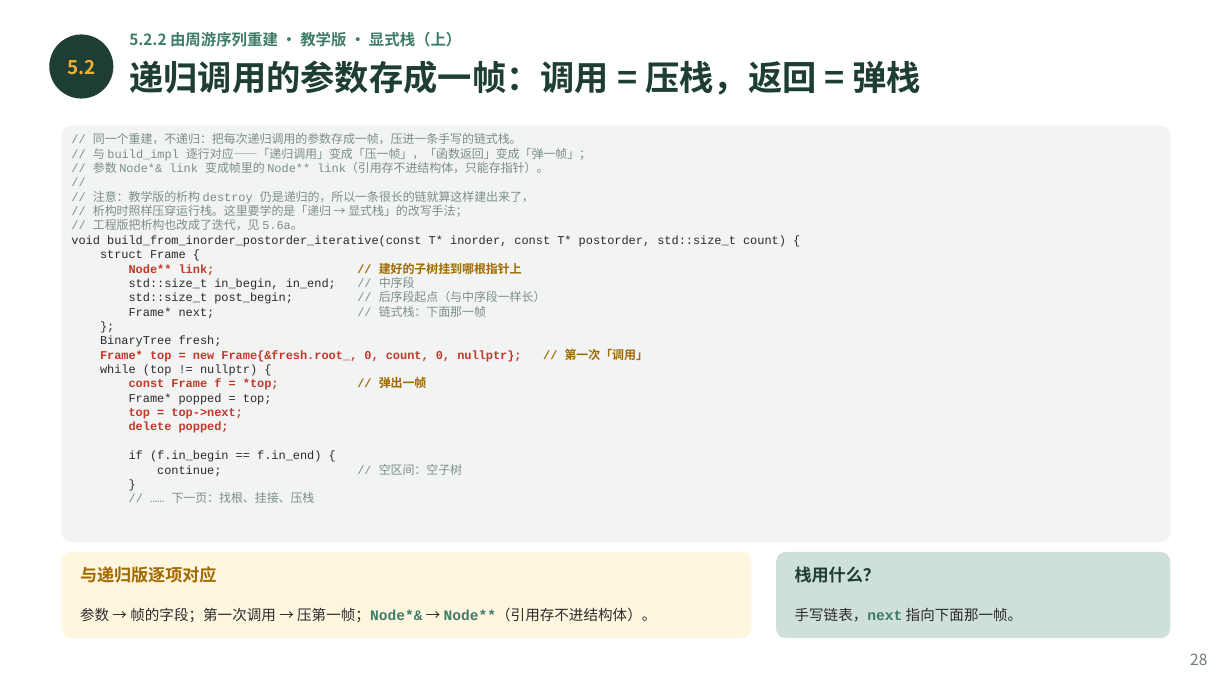
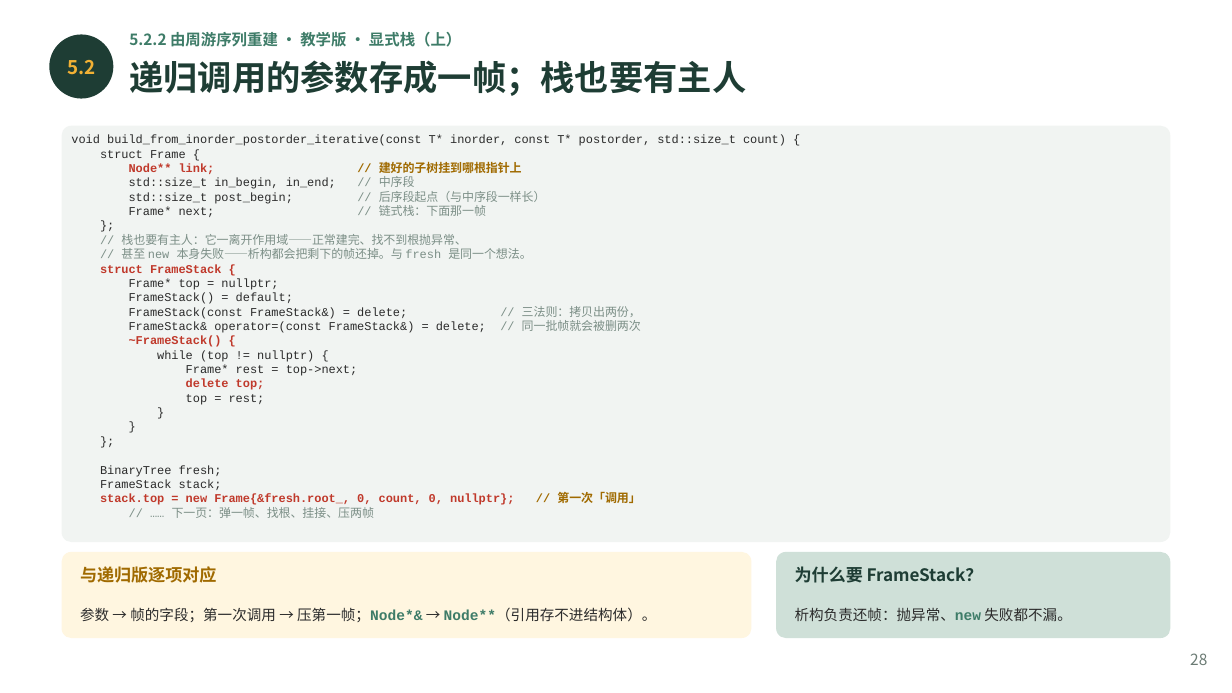
Before and after one commit to GMyhf/2026fall-cs201, a slide deck: slide 28 of courseware/202609_DSA_05_Binary_Tree.pptx. Drawn at 1232x693 pixels with LibreOffice and Linux fonts; fonts in the diff are those of the drawing. Boxes give left, top, right and bottom in pixels: in the first picture for what was removed or moved away, otherwise in the second. Text is boxed around its words. In the diff, an @@ line names an element or a change of style, - is before the commit and + after.

```diff
--- a/courseware/202609_DSA_05_Binary_Tree.pptx
+++ b/courseware/202609_DSA_05_Binary_Tree.pptx
@@ text at (129, 60, 746, 96): text changed @@
-递归调用的参数存成一帧：调用 = 压栈，返回 = 弹栈
+递归调用的参数存成一帧；栈也要有主人
@@ text at (93, 133, 591, 230): paragraphs removed @@
-// 同一个重建，不递归：把每次递归调用的参数存成一帧，压进一条手写的链式栈。
-// 与 build_impl 逐行对应——「递归调用」变成「压一帧」，「函数返回」变成「弹一帧」；
-// 参数 Node*& link 变成帧里的 Node** link（引用存不进结构体，只能存指针）。
-//
-// 注意：教学版的析构 destroy 仍是递归的，所以一条很长的链就算这样建出来了，
-// 析构时照样压穿运行栈。这里要学的是「递归 → 显式栈」的改写手法；
-// 工程版把析构也改成了迭代，见 5.6a。
@@ text at (100, 234, 641, 405): paragraphs added @@
+// 栈也要有主人：它一离开作用域——正常建完、找不到根抛异常、
+// 甚至 new 本身失败——析构都会把剩下的帧还掉。与 fresh 是同一个想法。
+struct FrameStack {
+Frame* top = nullptr;
+FrameStack() = default;
+FrameStack(const FrameStack&) = delete; // 三法则：拷贝出两份，
+FrameStack& operator=(const FrameStack&) = delete; // 同一批帧就会被删两次
+~FrameStack() {
+while (top != nullptr) {
+Frame* rest = top->next;
+delete top;
+top = rest;
+}
+}
+};
@@ text at (100, 479, 514, 518): text changed @@
-Frame* top = new Frame{&fresh.root_, 0, count, 0, nullptr}; // 第一次「调用」
-while (top != nullptr) {
-const Frame f = *top; // 弹出一帧
-Frame* popped = top;
-top = top->next;
-delete popped;
-if (f.in_begin == f.in_end) {
-continue; // 空区间：空子树
-}
-// …… 下一页：找根、挂接、压栈
+FrameStack stack;
+stack.top = new Frame{&fresh.root_, 0, count, 0, nullptr}; // 第一次「调用」
+// …… 下一页：弹一帧、找根、挂接、压两帧
@@ text at (795, 566, 983, 583): text changed @@
-栈用什么？
+为什么要 FrameStack？
@@ text at (795, 608, 1071, 621): text changed @@
-手写链表，next 指向下面那一帧。
+析构负责还帧：抛异常、new 失败都不漏。
```
Also in this commit, not shown: 1 other slide changed, 1 other file.
